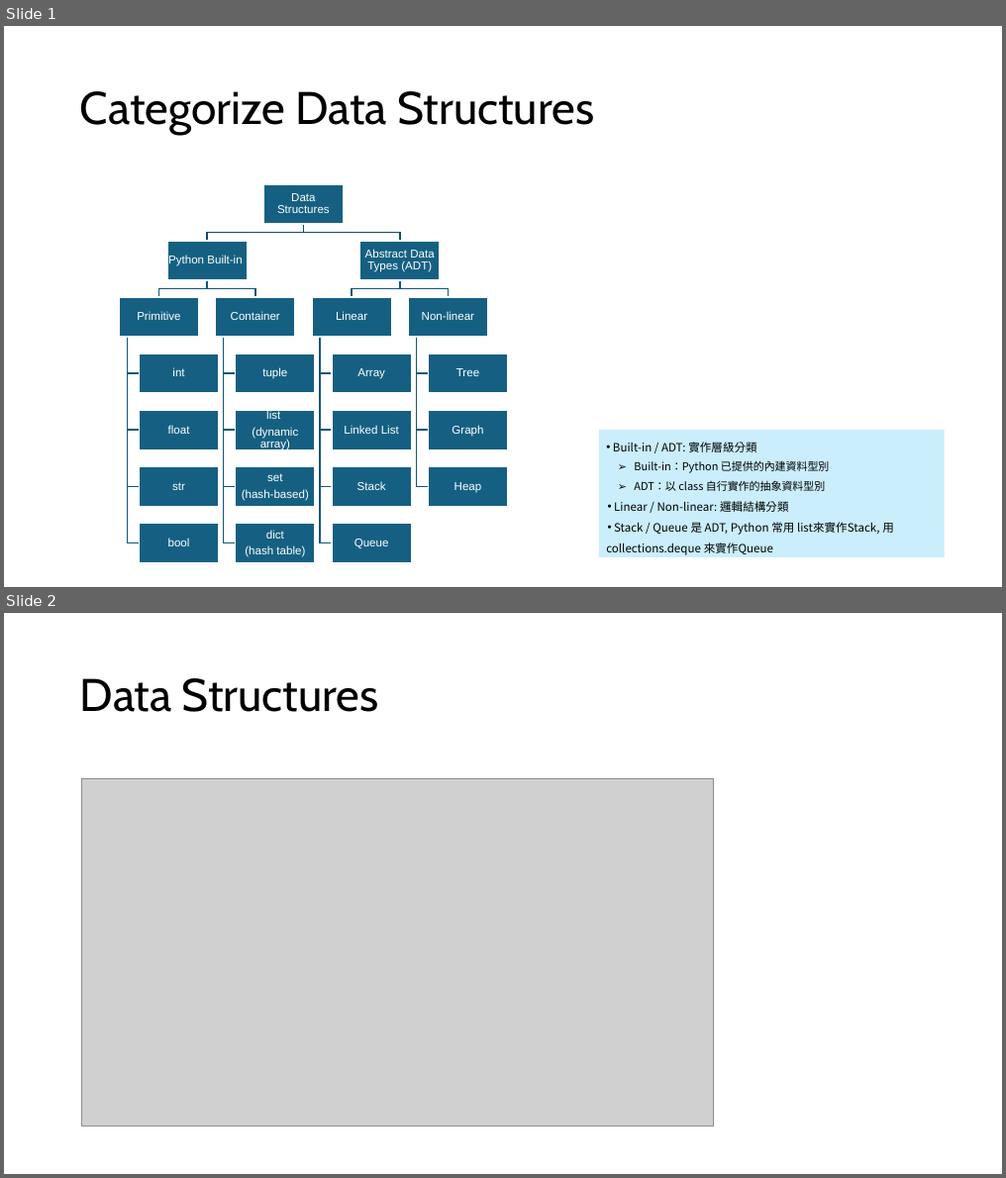
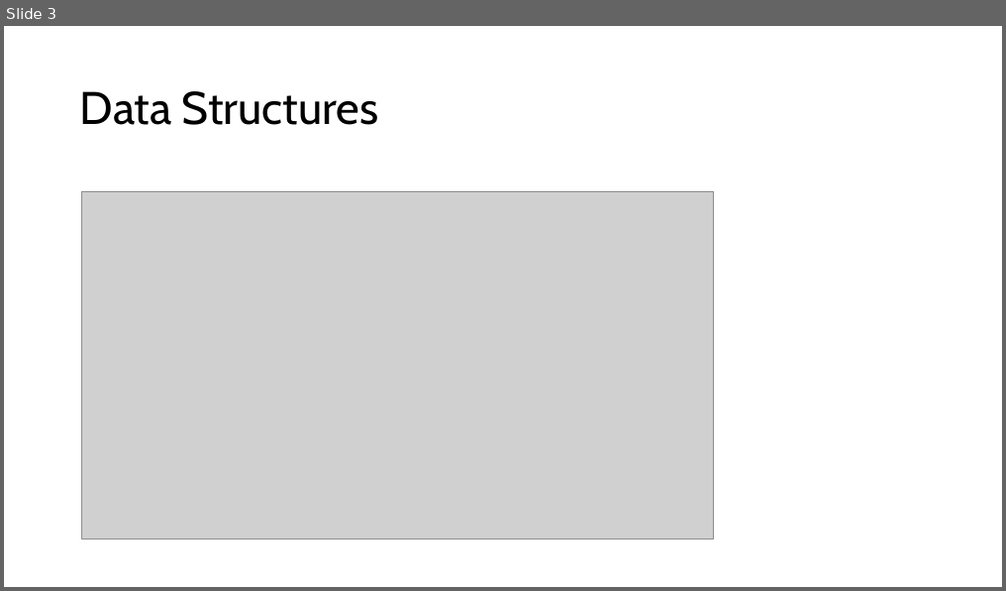
Before and after one commit to mingfujacky/Lecture-DSA-2.0, a slide deck: asset/ppt/ch01a.pptx. Shown one above the other, each under a label of ours: slides 1 and 2 before the commit, slide 3 after it. The pictures are 1006x1178 and 1006x591 pixels, drawn with LibreOffice and Linux fonts; fonts in the diff are those of the drawing; grey boxes stand for pictures. Boxes give left, top, right and bottom in pixels: in the first picture for what was removed or moved away, otherwise in the second. Text is boxed around its words. In the diff, an @@ line names an element or a change of style, - is before the commit and + after.

```diff
--- a/asset/ppt/ch01a.pptx
+++ b/asset/ppt/ch01a.pptx
@@ slide 1 removed at [4,26,1002,587], background #FFFFFF @@
@@ title removed at [80,91,595,135] @@
-Categorize Data Structures
@@ rectangle removed at [599,430,944,558] @@
-• Built-in / ADT: 實作層級分類
-  ➢ Built-in：Python 已提供的內建資料型別
-  ➢ ADT：以 class 自行實作的抽象資料型別
-• Linear / Non-linear: 邏輯結構分類
-• Stack / Queue 是 ADT, Python 常用 list來實作Stack, 用 collections.deque 來實作Queue
@@ group removed at [119,184,508,564]: 22 rectangles, 22 texts, 21 freeform shapes @@
-Data Structures
-Python Built-in
-Primitive
-int
-float
-str
-bool
-Container
-tuple
-list
-(dynamic array)
-set
-(hash-based)
-dict
-(hash table)
-Abstract Data Types (ADT)
-Linear
-Array
-Linked List
-Stack
-Queue
-Non-linear
-Tree
-Graph
-Heap
@@ what was slide 2 is now slide 3 @@
```
Also in this commit, not shown: 1 slide changed, 2 slides added, 5 other files.
